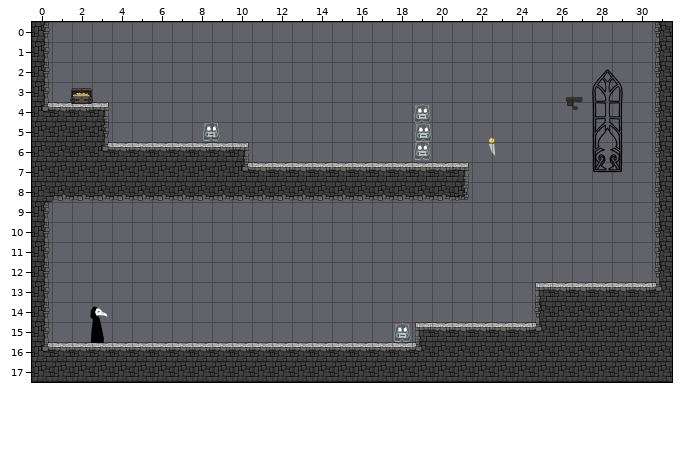
Two versions of a level (Tiled map (JSON), Physics/Physics/assets/example_level(og).tmj). This is how it looked before the edit.
Cells are 300x300 px. Shown: x 0..31, y 0..17.
Once edited:
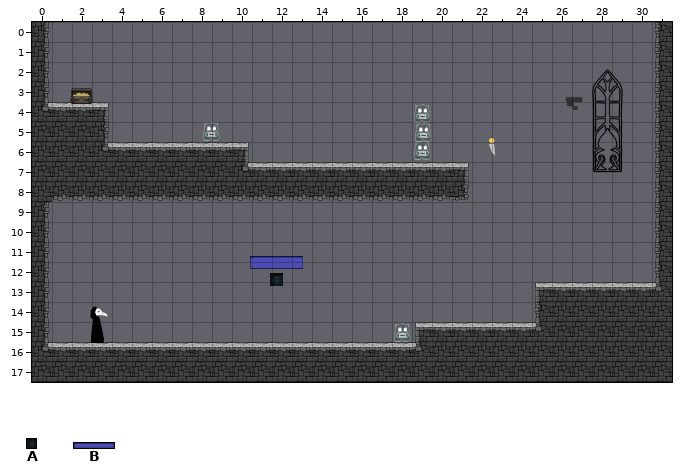
Key: from "BackgroundStickers": A 4 "light"; from "GameObjectTiles": B 16 "platform".
Objects are placed by their top-left corner, in cells (3,4 is the top-left corner of cell 3,4); size is 1x1 cell unless given.
Log entry: add floating lights to level editor
Diff:
Layer "Background":
added: A "env_light" at 11.9,12.6 size 0.7x0.7
Layer "GameObject":
added: B "platform1" at 10.9,11.7 size 2.7x0.7
Boxes around the changes in both pictures, in picture pixels (x1, y1, x2, y2):
added: (250, 256, 303, 269)
added: (270, 273, 283, 286)
